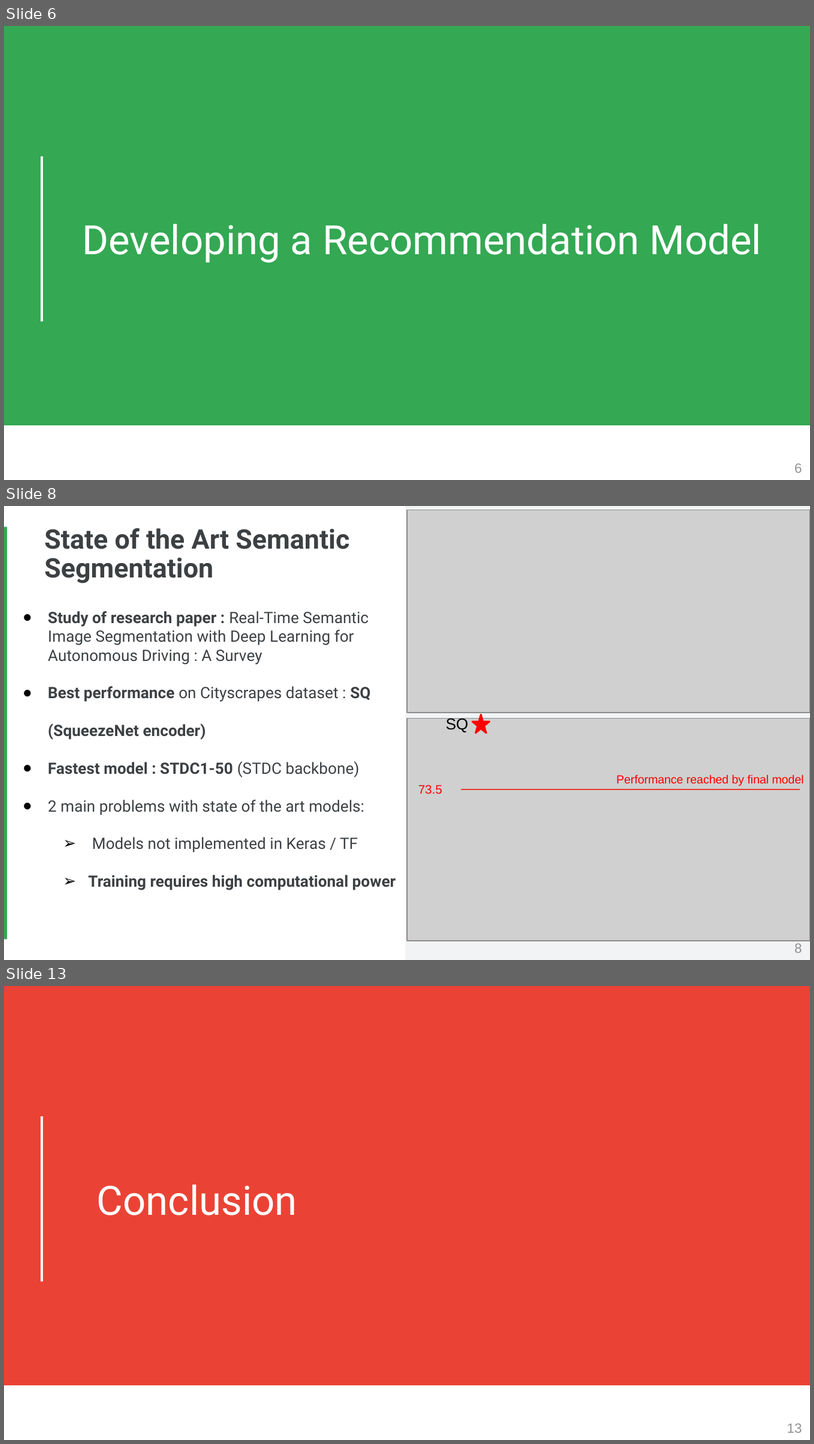
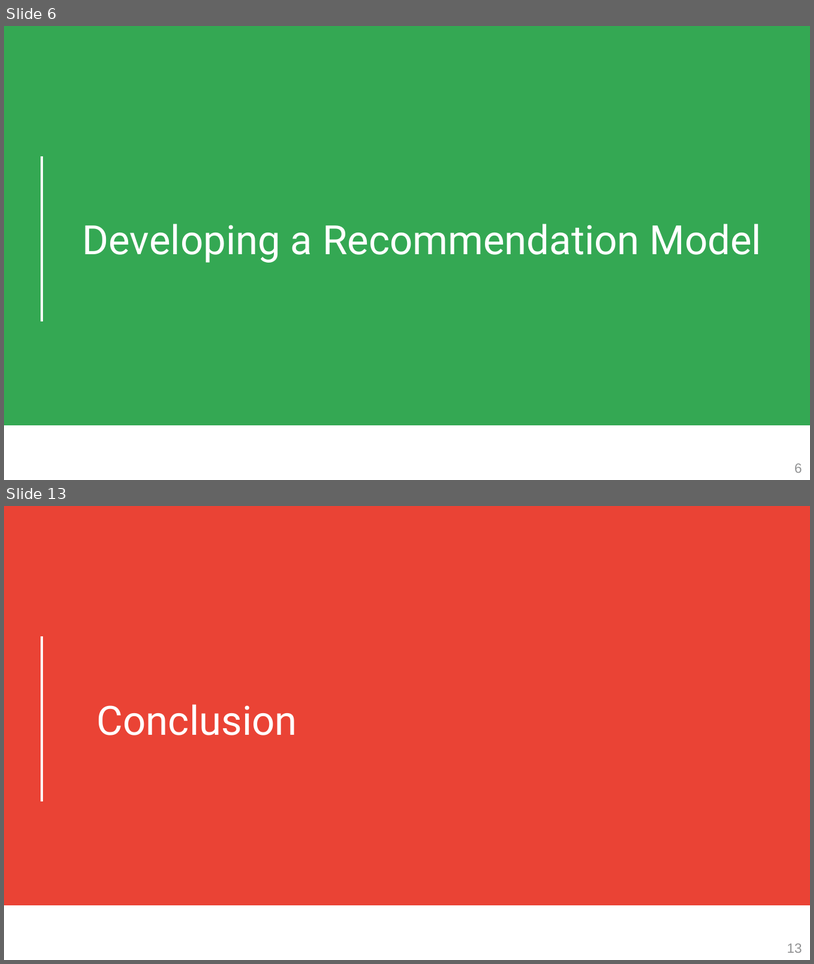
Before and after one commit to octave-ati/Designing-a-Recommendation-Model, a slide deck: P9_03_Presentation.pptx. Shown one above the other, each under a label of ours: slides 6, 8 and 13 before the commit, slides 6 and 13 after it; the slides between them are not shown. The pictures are 814x1444 and 814x964 pixels, drawn with LibreOffice and Linux fonts; fonts in the diff are those of the drawing; grey boxes stand for pictures. Boxes give left, top, right and bottom in pixels: in the first picture for what was removed or moved away, otherwise in the second. Text is boxed around its words. In the diff, an @@ line names an element or a change of style, - is before the commit and + after.

```diff
--- a/P9_03_Presentation.pptx
+++ b/P9_03_Presentation.pptx
@@ slide 8 removed at box(4, 506, 810, 960), background #FFFFFF @@
@@ rectangle removed at box(405, 506, 810, 959) @@
@@ picture removed at box(407, 510, 810, 712) @@
@@ rectangle removed at box(4, 527, 7, 939) @@
@@ title removed at box(44, 528, 350, 583) @@
-State of the Art Semantic Segmentation
@@ text removed at box(48, 611, 396, 890) @@
-● Study of research paper : Real-Time Semantic Image Segmentation with Deep Learning for Autonomous Driving : A Survey
-● Best performance on Cityscrapes dataset : SQ (SqueezeNet encoder)
-● Fastest model : STDC1-50 (STDC backbone)
-● 2 main problems with state of the art models:
-  ➢ Models not implemented in Keras / TF
-  ➢ Training requires high computational power
@@ picture removed at box(407, 718, 810, 940) @@
@@ text removed at box(446, 718, 469, 732) @@
-SQ
@@ star removed at box(473, 714, 489, 733) @@
@@ text removed at box(617, 775, 804, 786) @@
-Performance reached by final model
@@ text removed at box(419, 784, 443, 793) @@
-73.5
@@ line removed from (461, 789) to (800, 789) @@
@@ page number removed at box(795, 943, 802, 952) @@
-8
```
Also in this commit, not shown: 3 slides changed, 5 slides added, 4 other slides removed, 2 other files.
